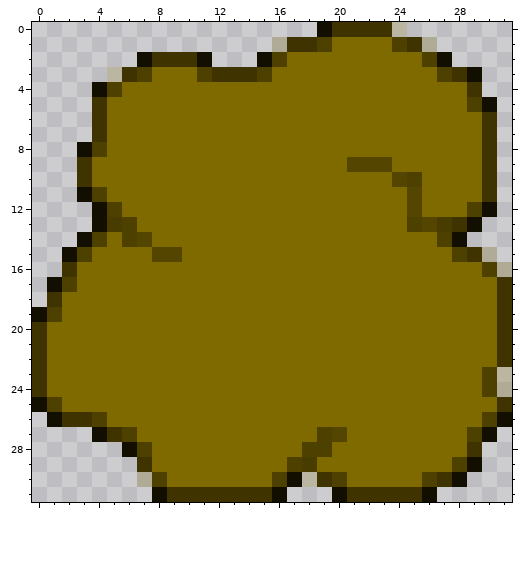
Pixel-art sprite, stored at images/sprites/rock.png. That is the earlier state.
The file is 32x32 pixels. Colours within 5 levels of each other are drawn and written as one.
Now the later version:
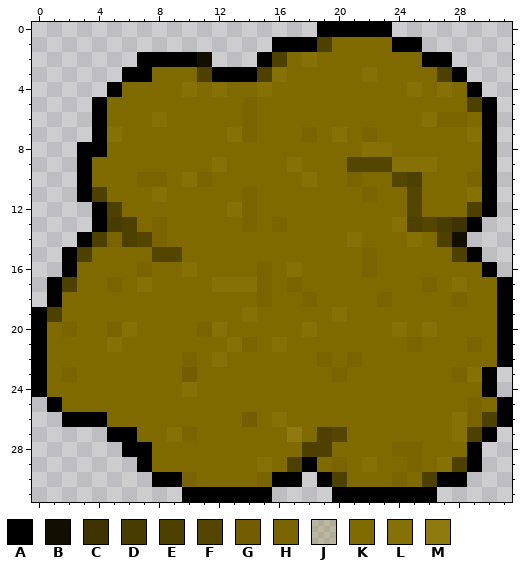
Palette (. is transparent): A #000000  B #120f00  C #3f3400  D #483c00  E #4e4100  F #544600  G #745d00  H #7a6400  J #7f6a003a  K #7f6a00  L #867106  M #8f7a0f
From old to new:
Changed rows in their new state; - is an unchanged pixel.
first column x 0:
 0 -------------------AAAAA.-------
 1 ----------------AAA-----AA.-----
 2 -------AAAA----A--L-------AA----
 3 -----.AA----AAA-L-----L-----A.--
 4 ----.A----L-L--L---------L-L-A--
 5 ----A---------H---------------A-
 6 ----A---L-----H-----------LHH-A-
 7 ----AL-------LH---H-L-H------LA-
 8 ---AA-----------------LL------A-
 9 ---A--------L----L------LLL---A-
10 ---A---HH-LH------L--H-------HA-
11 ---A----L-----H-------H------LA-
12 ----A--------LH---------------A-
13 ----A---H-----H-H-------L----A--
14 ---A-H--H------------L---L------
15 --A-------------------H------A.-
16 --A----H--L----H-L----H-------A.
17 -A---H-L----LLLH-H--------H-L--A
18 -A-------------H--H----H----H--A
19 A-------------L-----L----------A
20 A-H--HL----HL-----L-----L-L----A
21 A----L-------LH-L--------H---H-A
22 A---------H-L------H-H---------A
23 A-H-------G---------H-------HLA.
24 A---------L-------------------A.
25 .A---------------------------H-A
26 -.AAA---------G-L-----------LH-A
27 ----.AA--LH------M----------L-A-
28 ------AA----------------HH---A--
29 -------A-------L--A-H-L--H-L-A--
30 -------.AAH----HAA.A----H--AA---
31 --------..AAAAAA.---AAAAAAA-----
Changed places in both pictures, as pixel boxes (x1, y1, x2, y2):
changed: (32, 22, 512, 502)
